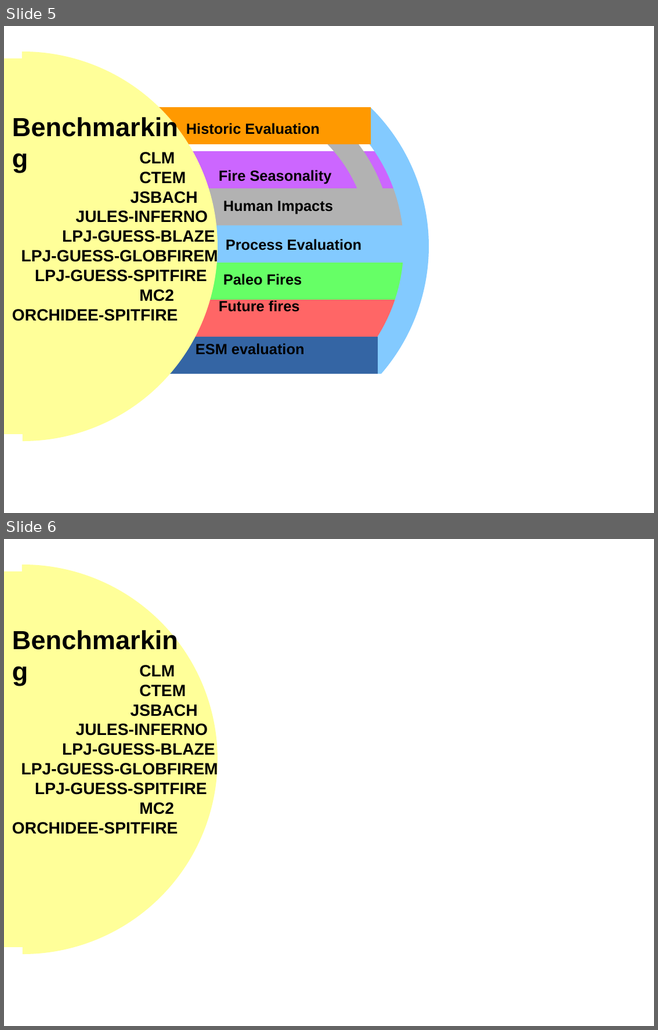
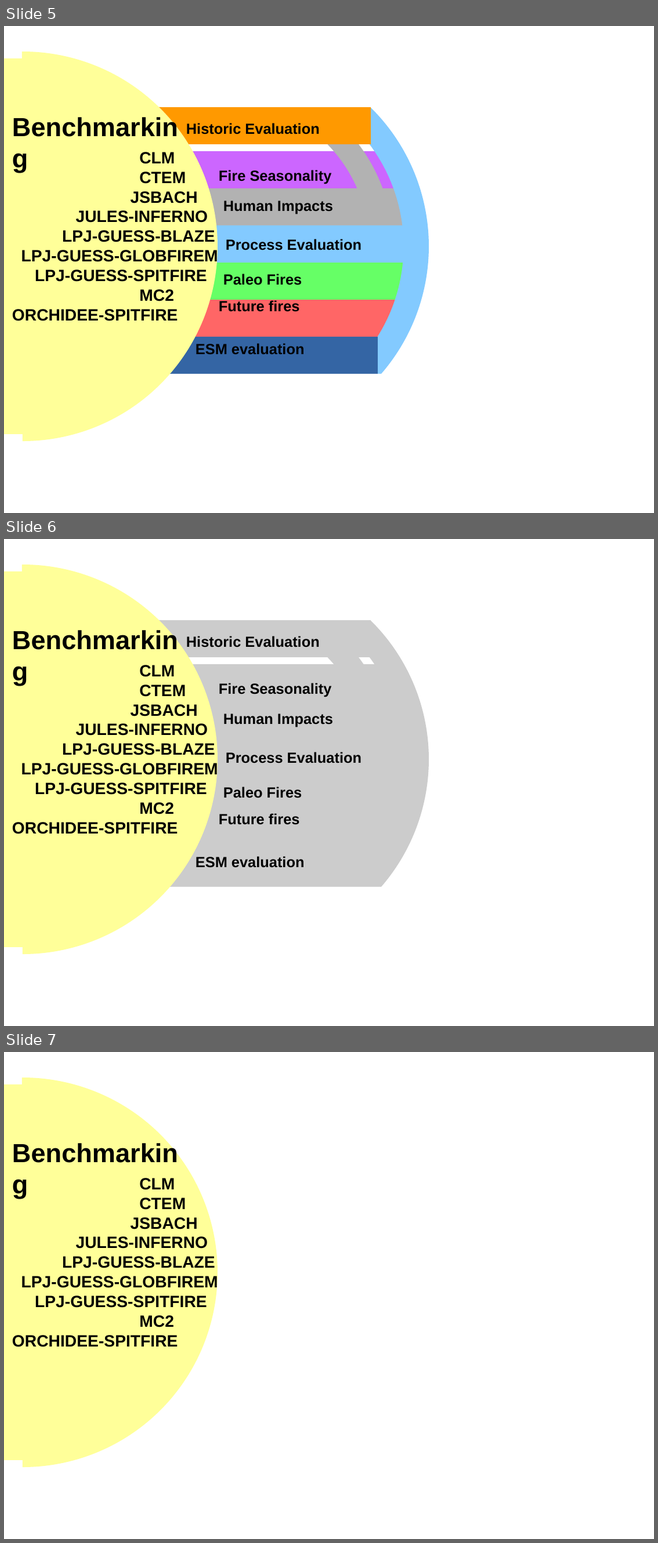
Before and after one commit to douglask3/fireMIPbenchmarking, a slide deck: docs/jules_pres/images/fireMIP/pp.odp. Shown one above the other, each under a label of ours: slides 5 and 6 before the commit, slides 5, 6 and 7 after it. The pictures are 658x1030 and 658x1543 pixels, drawn with LibreOffice and Linux fonts; fonts in the diff are those of the drawing; background and template pictures are left out. Boxes give left, top, right and bottom in pixels: in the first picture for what was removed or moved away, otherwise in the second. Text is boxed around its words. In the diff, an @@ line names an element or a change of style, - is before the commit and + after.

```diff
--- a/docs/jules_pres/images/fireMIP/pp.odp
+++ b/docs/jules_pres/images/fireMIP/pp.odp
@@ slide 6 added at (x1=4, y1=539, x2=654, y2=1026), background #FFFFFF @@
@@ arch (boxed as its full ring) added at (x1=4, y1=539, x2=463, y2=1000), fill #CCCCCC @@
@@ freeform shape added at (x1=4, y1=565, x2=217, y2=954), fill #FFFF99 @@
@@ rectangle added at (x1=4, y1=571, x2=25, y2=947), fill #FFFF99 @@
@@ arch (boxed as its full ring) added at (x1=39, y1=565, x2=429, y2=954), fill #CCCCCC @@
@@ rectangle added at (x1=162, y1=562, x2=403, y2=620), fill #FFFFFF @@
@@ text added at (x1=6, y1=620, x2=187, y2=697), 32 pt, text #000000, bold @@
+Benchmarking
@@ rectangle added at (x1=78, y1=620, x2=371, y2=657), fill #CCCCCC @@
@@ text added at (x1=186, y1=636, x2=319, y2=647), 18 pt, text #000000, bold @@
+Historic Evaluation
@@ text added at (x1=12, y1=665, x2=218, y2=834), 20 pt, text #000000, bold @@
+CLM
+CTEM
+JSBACH
+JULES-INFERNO
+LPJ-GUESS-BLAZE
+LPJ-GUESS-GLOBFIREM
+LPJ-GUESS-SPITFIRE
+MC2
+ORCHIDEE-SPITFIRE
@@ rectangle added at (x1=71, y1=664, x2=398, y2=702), fill #CCCCCC @@
@@ text added at (x1=219, y1=683, x2=332, y2=697), 18 pt, text #000000, bold @@
+Fire Seasonality
@@ rectangle added at (x1=115, y1=702, x2=412, y2=739), fill #CCCCCC @@
@@ text added at (x1=223, y1=714, x2=333, y2=727), 18 pt, text #000000, bold @@
+Human Impacts
@@ rectangle added at (x1=125, y1=739, x2=422, y2=776), fill #CCCCCC @@
@@ text added at (x1=226, y1=752, x2=361, y2=763), 18 pt, text #000000, bold @@
+Process Evaluation
@@ rectangle added at (x1=108, y1=776, x2=405, y2=813), fill #CCCCCC @@
@@ text added at (x1=223, y1=787, x2=302, y2=798), 18 pt, text #000000, bold @@
+Paleo Fires
@@ rectangle added at (x1=104, y1=813, x2=401, y2=850), fill #CCCCCC @@
@@ text added at (x1=219, y1=813, x2=300, y2=825), 18 pt, text #000000, bold @@
+Future fires
@@ rectangle added at (x1=81, y1=850, x2=378, y2=888), fill #CCCCCC @@
@@ text added at (x1=195, y1=856, x2=304, y2=868), 18 pt, text #000000, bold @@
+ESM evaluation
@@ rectangle added at (x1=171, y1=888, x2=412, y2=945), fill #FFFFFF @@
@@ what was slide 6 is now slide 7 @@
```
Also in this commit, not shown: 2 other files.
